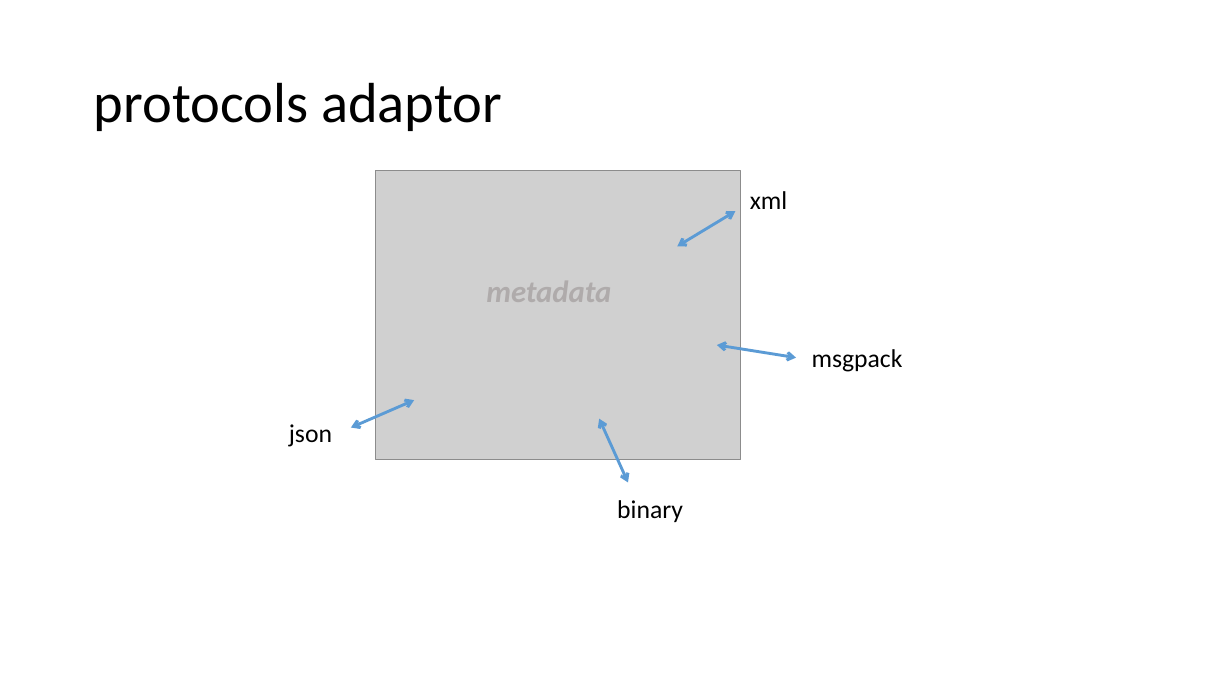
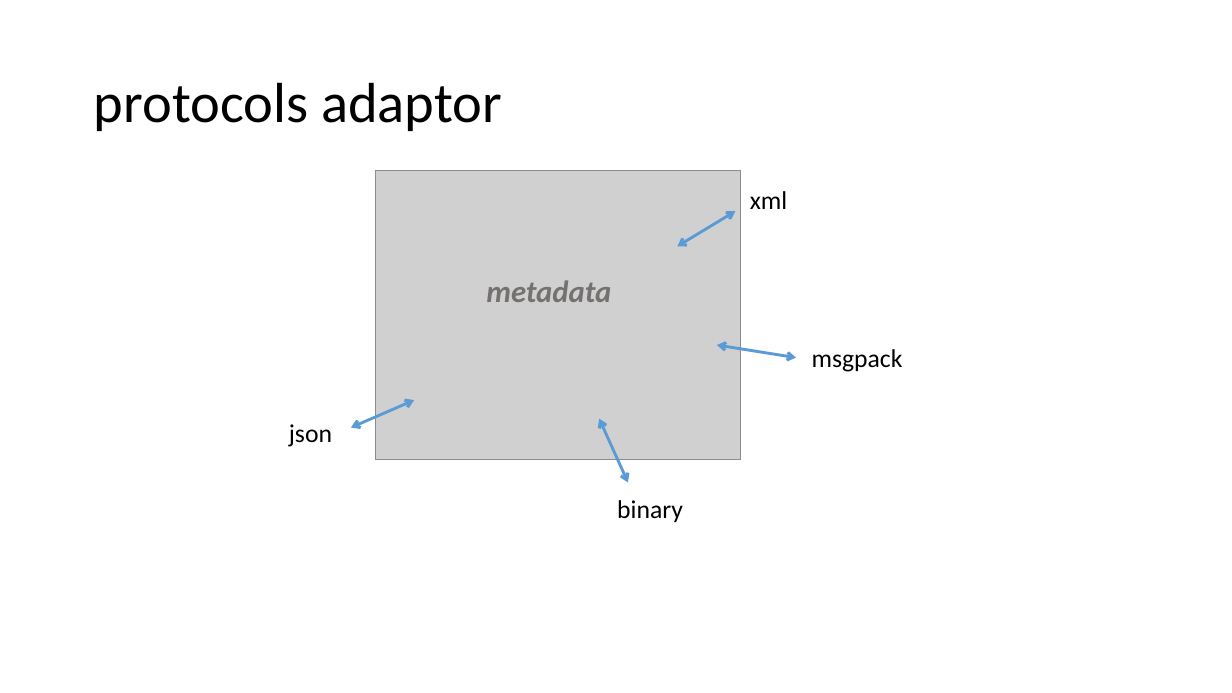
Before and after one commit to qicosmos/cppcon2017, a slide deck: slide 65 of cppcon2017.pptx (slide 63 before the commit). Drawn at 1232x693 pixels with LibreOffice and Linux fonts; fonts in the diff are those of the drawing; grey boxes stand for pictures. Boxes give left, top, right and bottom in pixels: in the first picture for what was removed or moved away, otherwise in the second. Text is boxed around its words. In the diff, an @@ line names an element or a change of style, - is before the commit and + after.

```diff
--- a/cppcon2017.pptx
+++ b/cppcon2017.pptx
@@ text "metadata" at (486,280,611,302): text colour #AFABAB to #767171 @@
```
Also in this commit, not shown: 1 other slide changed, 2 slides added.
